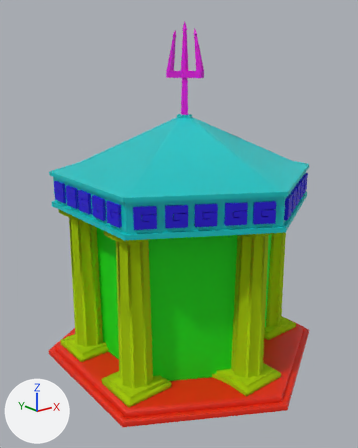
An edit to the Blender file Assets/RESOURCES/Models/FishbowlLevel3.blend, drawn before and after from the same camera.
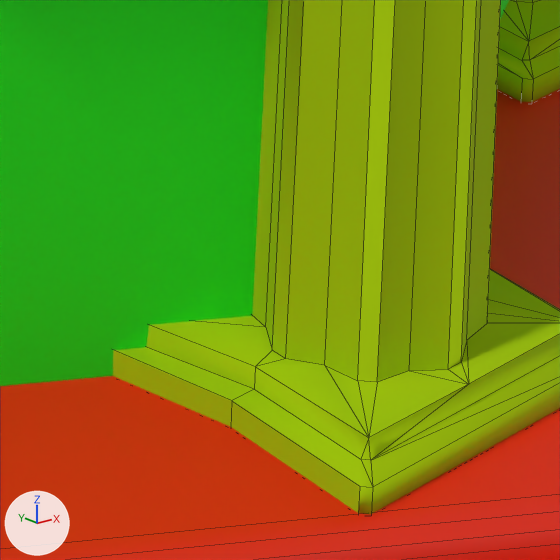
The first picture shows the older version from a 50 mm lens placed at (-3.99, -4.88, 3.76), pointed at (-0.12, -0.04, 1.82). The close-ups show both versions on the part from 55% to 76% of the width and 73% to 90% of the height of that picture. The lights are fixed; the arrows at lower left show +X, +Y and +Z. The close-ups show mesh edges as thin lines.

Names of what the first close-up shows: 'Base', 'Columns', 'Fishbowl'.
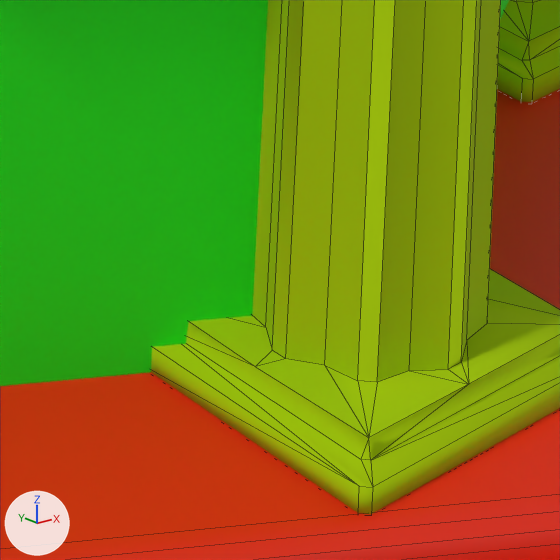
Where the change shows, as pixel boxes (x1, y1, x2, y2) in the close-ups (560 x 560 px; the box of a moved part takes in the faces that stretch with it):
'Columns', reshaped
    before: (113, 0, 560, 514)
    after: (151, 0, 560, 514)
part 1 of me_cylinder, moved or reshaped
    before: (113, 316, 272, 427)
    after: (151, 316, 357, 485)

The change in detail:
me_cylinder has 1200 vertices, 996 faces and spans x -7.04..6.75, y -7.25..7.24, z 0.65..9.98.
me_cylinder is used by ob_columns; location (0.0, 0.0, 0.0); scale (0.213, 0.213, 0.213).
me_cylinder part 1: all 11 vertices in x -1.87..-1.57, y -4.71..-4.42, z 0.65..1.1 are moved by (0.34, 0.0, 0.0).
